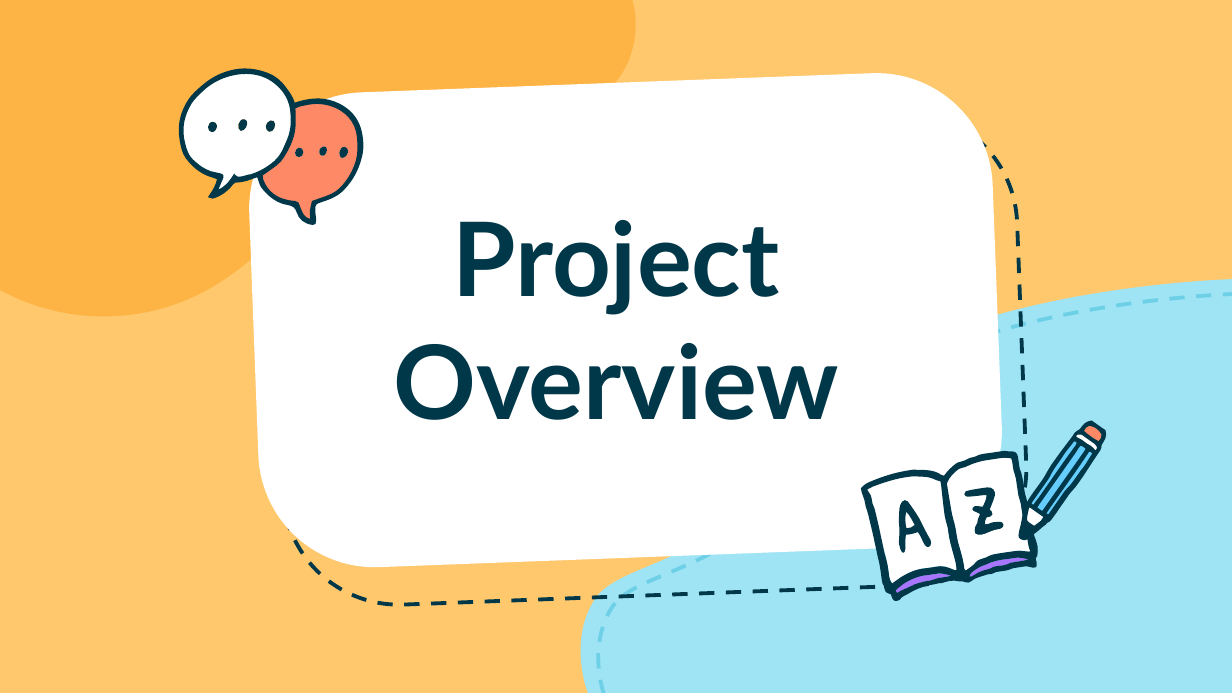
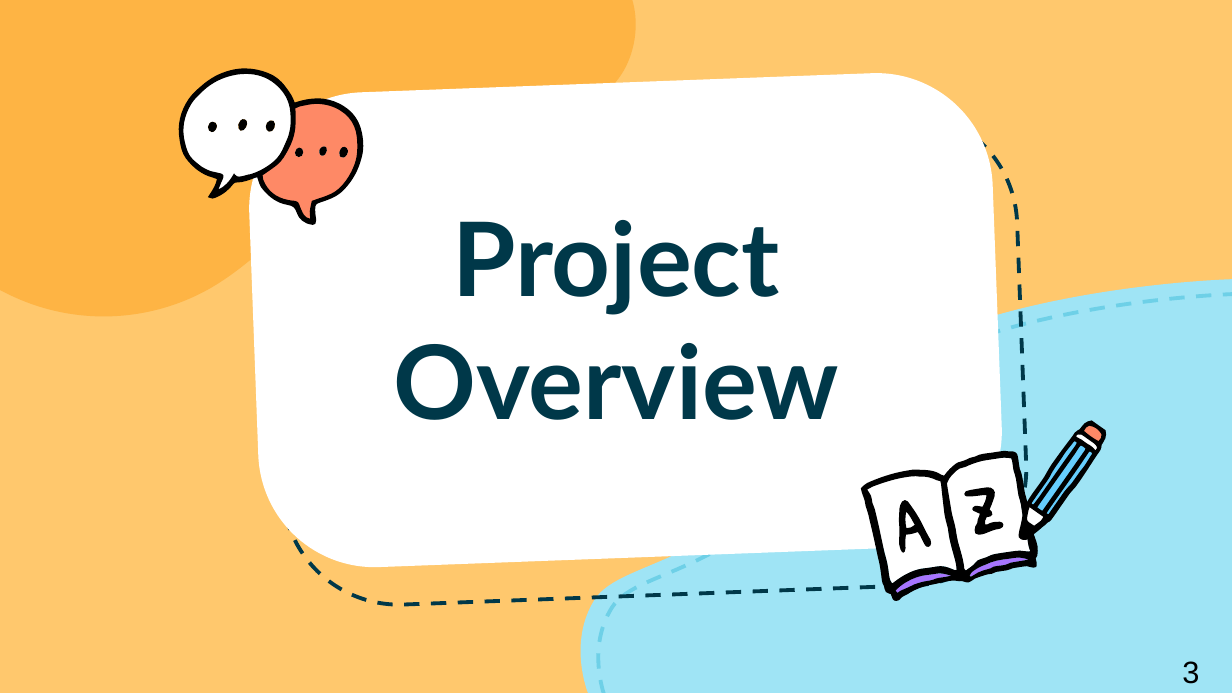
Before and after one commit to gr007-40/Teddit, a slide deck: slide 3 of Final-Project-Presentation.pptx. Drawn at 1232x693 pixels with LibreOffice and Linux fonts; fonts in the diff are those of the drawing. Boxes give left, top, right and bottom in pixels: in the first picture for what was removed or moved away, otherwise in the second. Text is boxed around its words. In the diff, an @@ line names an element or a change of style, - is before the commit and + after.

```diff
--- a/Final-Project-Presentation.pptx
+++ b/Final-Project-Presentation.pptx
@@ fill #003849 to #000000 in 6 elements at bbox=[208, 122, 217, 133], bbox=[339, 147, 347, 159], bbox=[294, 148, 303, 158], bbox=[319, 147, 328, 156], bbox=[238, 118, 248, 131], bbox=[266, 120, 275, 132] @@
@@ fill #003849 to #000000; outline redrawn in 5 elements at bbox=[861, 451, 1039, 601], bbox=[965, 487, 1004, 535], bbox=[898, 500, 931, 553], bbox=[177, 69, 365, 225], bbox=[1019, 420, 1106, 541] @@
@@ outline redrawn in 11 elements at bbox=[0, 0, 642, 317], bbox=[947, 458, 1031, 572], bbox=[867, 477, 957, 584], bbox=[896, 574, 951, 594], bbox=[970, 558, 1029, 577], bbox=[180, 71, 292, 192], bbox=[262, 102, 360, 221], bbox=[1036, 444, 1088, 513], bbox=[1045, 450, 1094, 516], bbox=[1026, 505, 1046, 527], bbox=[1030, 440, 1079, 506] @@
@@ text added at bbox=[1182, 661, 1199, 684], 18 pt, text #000000 @@
+3
```
Also in this commit, not shown: 21 other slides changed.
